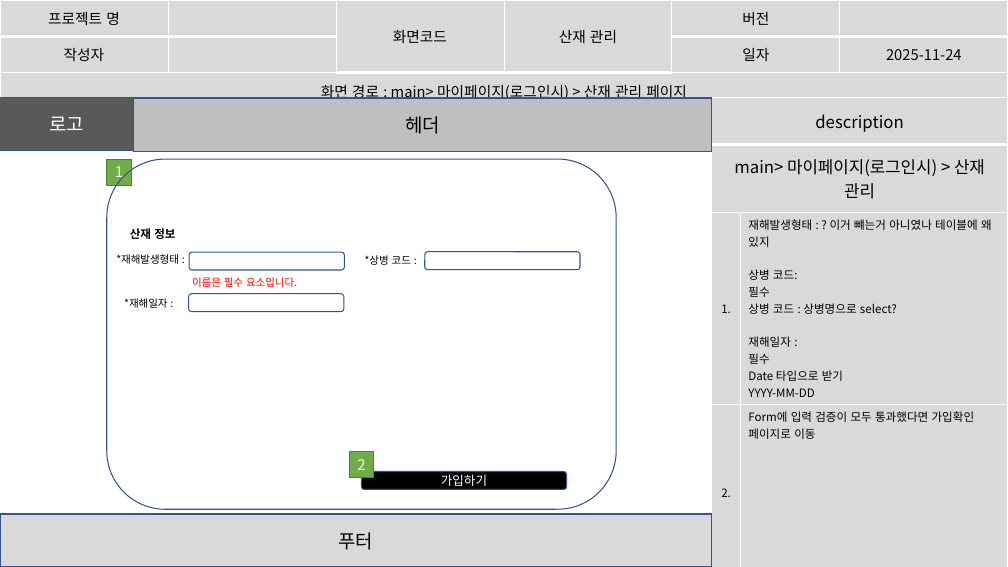
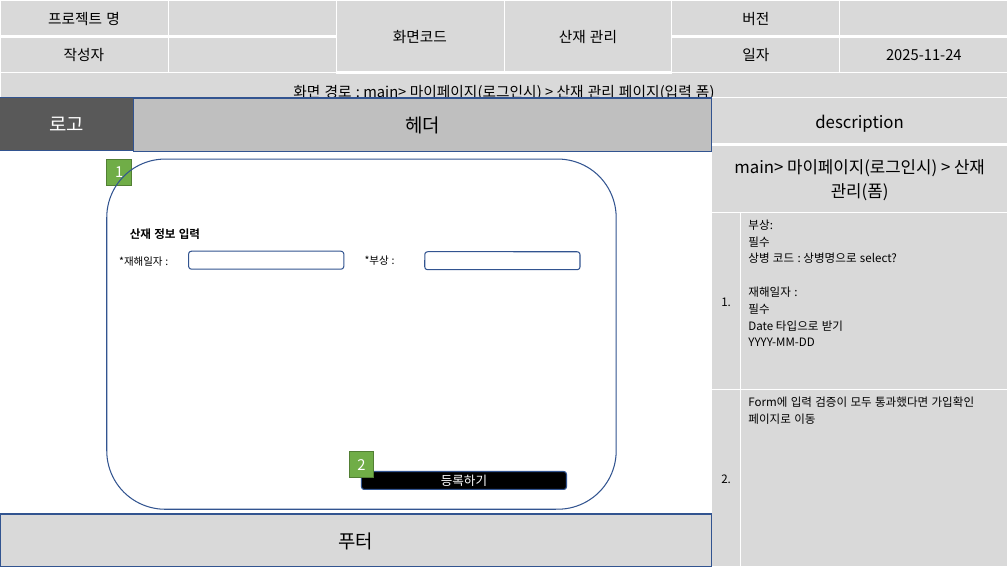
Before and after one commit to imyongchan/source, a slide deck: slide 23 of 스토리보드- 11.20/스토리보드_종합중.pptx (slide 19 before the commit). Drawn at 1008x567 pixels with LibreOffice and Linux fonts; fonts in the diff are those of the drawing. Boxes give left, top, right and bottom in pixels: in the first picture for what was removed or moved away, otherwise in the second. Text is boxed around its words. In the diff, an @@ line names an element or a change of style, - is before the commit and + after.

```diff
--- a/스토리보드- 11.20/스토리보드_종합중.pptx
+++ b/스토리보드- 11.20/스토리보드_종합중.pptx
@@ table at <box>0,0,1007,105</box> @@
-row 3, column 1: 화면 경로 : main> 마이페이지(로그인시) > 산재 관리 페이지
+row 3, column 1: 화면 경로 : main> 마이페이지(로그인시) > 산재 관리 페이지(입력 폼)
@@ table at <box>712,98,1008,567</box> @@
-row 2, column 1: main> 마이페이지(로그인시) > 산재 관리
+row 2, column 1: main> 마이페이지(로그인시) > 산재 관리(폼)
-row 3, column 2: 재해발생형태 : ? 이거 뺴는거 아니였나 테이블에 왜 있지 / 상병 코드: / 필수 / 상병 코드 : 상병명으로 select? / 재해일자 : / 필수 / Date 타입으로 받기 / YYYY-MM-DD
+row 3, column 2: 부상: / 필수 / 상병 코드 : 상병명으로 select? / 재해일자 : / 필수 / Date 타입으로 받기 / YYYY-MM-DD
@@ text at <box>130,228,200,239</box>: text changed @@
-산재 정보
+산재 정보 입력
@@ text "*재해일자 :": place and size @@
-text "*재해일자 :" at <box>124,298,167,308</box>
+text "*재해일자 :" at <box>119,256,162,266</box>
@@ text removed at <box>116,254,179,264</box> @@
-*재해발생형태 :
@@ rounded rectangle: place and size @@
-rounded rectangle at <box>189,294,344,312</box>
+rounded rectangle at <box>189,251,344,269</box>
@@ rounded rectangle removed at <box>189,252,344,270</box> @@
@@ text at <box>365,255,389,265</box>: text changed @@
-*상병 코드 :
+*부상 :
@@ text removed at <box>192,277,297,287</box> @@
-이름은 필수 요소입니다.
@@ text in rounded rectangle at <box>441,474,487,486</box>: text changed @@
-가입하기
+등록하기
```
Also in this commit, not shown: 2 other slides changed, 7 slides added.
